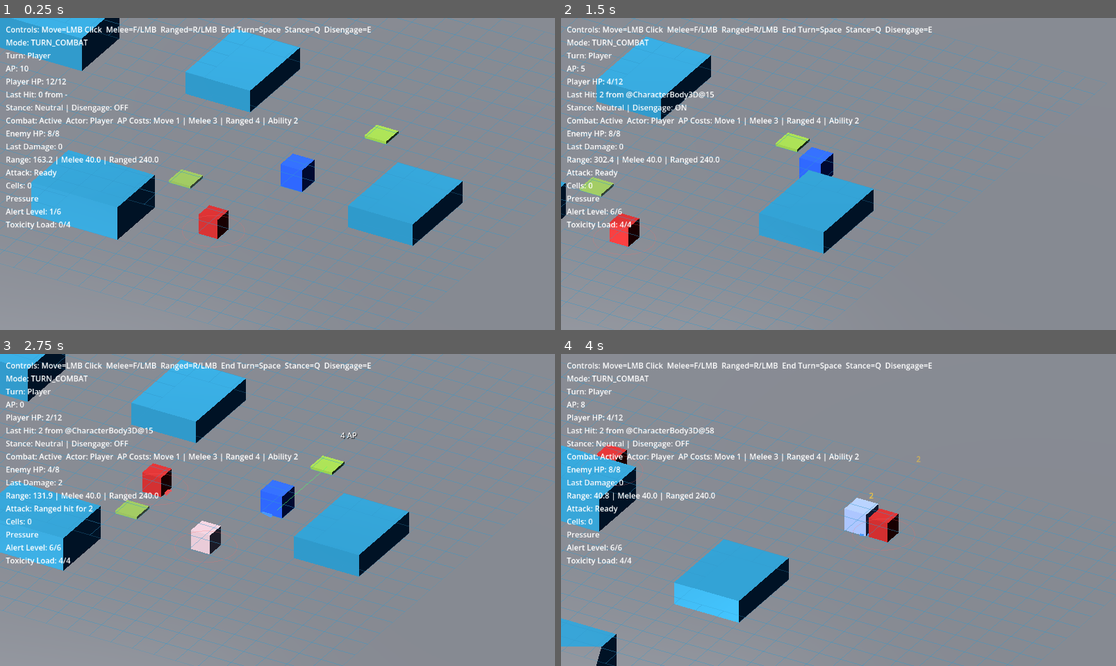
Above: before the commit, frames 1-4 (two rows, left to right).
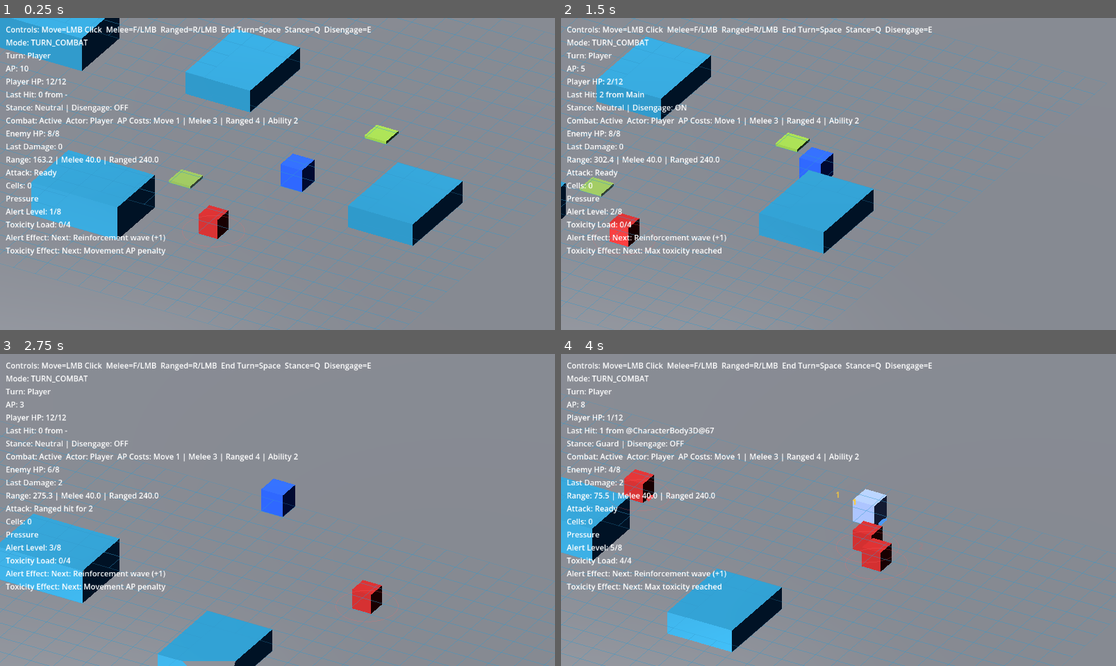
Above: after the commit, the same moments.

Repository: whelanworkmaster/cogs-and-catalysts
Game: Godot game, scene res://scenes/main.tscn
The game is run twice, just before and just after one commit, with the same random seed, the same clock (stepped at 60 frames per second) and the same inputs.
Inputs (mouse positions are in pixels of both pictures, inside the frame that each line leads up to):
- Up to frame 1 (0.25 s): no input
- Up to frame 2 (1.5 s): tap Enter (ui_accept) at 0.5, 0.77 s; move the mouse to (960, 158) at 0.52 s; tap F (attack) at 0.6 s; click (960, 158) at 0.67 s; move the mouse to (727, 189) at 1.27 s; tap E (disengage) at 1.35 s; click (727, 189) at 1.42 s
- Up to frame 3 (2.75 s): tap Enter (ui_accept) at 1.52 s; tap R (ranged_attack) at 2, 2.1 s; move the mouse to (333, 441) at 2.02 s; click (333, 441) at 2.17 s
- Up to frame 4 (4 s): move the mouse to (810, 572) at 2.77 s; tap Q (stance_cycle) at 2.85 s; click (810, 572) at 2.92 s; tap Enter (ui_accept) at 3.02, 3.77 s; tap R (ranged_attack) at 3.5 s; move the mouse to (1005, 556) at 3.52 s; tap Space at 3.6 s; click (1005, 556) at 3.67 s

The runs differ from the first frame. In frame 1, 0.5% of the frame differs, in the area x 1-30%, y 61-77%; in frame 2, 0.7%; in frame 3, 25%, in the area x 0-100%, y 0-100%; in frame 4, 18%.

Commit message:
Implement run-state MVP, pressure consequences, HUD effect previews, and early tuning pass
This commit establishes the first playable implementation of backlog items B001 (Run State Controller) and B002 (Pressure System Consequence Wiring), then applies immediate tuning based on playtest feedback.

Core systems added:
- Added a new RunController singleton (autoload) with explicit run states:
  IDLE -> DEPLOY -> ENCOUNTER -> EXTRACTION -> RESULTS.
- Main world startup now enters run flow instead of jumping directly into ad-hoc combat setup.
- RunController now resets pressure systems at run start and transitions to extraction/results on encounter end outcomes.

Pressure consequences wired into gameplay:
- CombatManager now emits threshold events for Alert Level and Toxicity Load.
- Added threshold tracking so each threshold triggers once per run.
- Added helper APIs for HUD-facing next-effect descriptions.
- Main scene now reacts to threshold events with concrete consequences:
  - Alert thresholds spawn reinforcement enemies and inject them into active turn order.
  - Toxicity thresholds apply move AP penalty and trigger a toxic burst damage/reset event.

HUD and UX updates:
- Combat HUD now displays pressure value plus upcoming pressure consequence text for:
  - Alert Effect
  - Toxicity Effect
- Pressure information is now surfaced continuously during combat, not just via logs.

Stability and compatibility fixes:
- Fixed parse-time script errors caused by direct RunController symbol usage in main.gd.
- Replaced direct singleton symbol references with runtime lookup via /root/RunController.
- Kept state constants local in main.gd to avoid parse coupling.

Playtest-driven balance tuning pass:
- Reduced Alert gain from movement from per-tile to per-move-command.
- Increased Alert track length and delayed reinforcement thresholds.
- Reduced reinforcement spike size to avoid immediate snowball deaths.
- Updated threshold messaging to match new values.

Documentation alignment:
- Updated current progress doc to reflect run-state and pressure-consequence implementation.
- Updated implementation backlog entries for B001/B002 to mark first-pass completion.

Files touched include run controller/autoload wiring, combat manager pressure logic, world consequence hooks, player movement pressure gain behavior, HUD pressure UI, and documentation updates.

Diff:
--- a/project.godot
+++ b/project.godot
@@ -19,6 +19,7 @@
 
 GameMode="*res://scripts/systems/game_mode_controller.gd"
 CombatManager="*res://scripts/systems/combat_manager.gd"
+RunController="*res://scripts/systems/run_controller.gd"
 
 [input]
 
--- a/scenes/ui/combat_hud.tscn
+++ b/scenes/ui/combat_hud.tscn
@@ -64,3 +64,9 @@
 
 [node name="ToxicityLoadLabel" type="Label" parent="MarginContainer/VBoxContainer"]
 text = "Toxicity Load: 0/4"
+
+[node name="AlertEffectLabel" type="Label" parent="MarginContainer/VBoxContainer"]
+text = "Alert Effect: -"
+
+[node name="ToxicityEffectLabel" type="Label" parent="MarginContainer/VBoxContainer"]
+text = "Toxicity Effect: -"
--- a/scripts/player.gd
+++ b/scripts/player.gd
@@ -39,6 +39,7 @@
 var _move_tween: Tween
 var _preview_path: PackedVector3Array = PackedVector3Array()
 var _ap_cost_label: Label
+var _movement_alert_pending: bool = false
 
 # Elevation tracking
 var current_elevation: int = 0
@@ -194,6 +195,7 @@
 		_move_tween.kill()
 	_move_tween = create_tween()
 	var in_combat := CombatManager and CombatManager.active_combat
+	_movement_alert_pending = in_combat
 	for i in range(path.size()):
 		var next_pos: Vector3 = path[i]
 		next_pos.y = current_elevation_height
@@ -215,13 +217,16 @@
 			if _move_tween and _move_tween.is_running():
 				_move_tween.kill()
 			_is_moving = false
+			_movement_alert_pending = false
 			print("Ran out of AP mid-path!")
 			return
 		_attempt_reaction_attack(next_pos)
-		_tick_alert_level()
 
 func _on_walk_complete() -> void:
 	_is_moving = false
+	if _movement_alert_pending:
+		_tick_alert_level()
+	_movement_alert_pending = false
 
 func _update_path_preview(screen_pos: Vector2) -> void:
 	if _is_moving:
--- a/scripts/systems/combat_manager.gd
+++ b/scripts/systems/combat_manager.gd
@@ -6,6 +6,8 @@
 signal turn_ended(actor: Node)
 signal alert_level_changed(progress: int, segments: int)
 signal toxicity_load_changed(progress: int, segments: int)
+signal alert_threshold_reached(progress: int, threshold: int)
+signal toxicity_threshold_reached(progress: int, threshold: int)
 
 var active_combat: bool = false
 var actors: Array = []
@@ -15,10 +17,14 @@
 @export var attack_ap_cost: int = 3
 @export var ranged_attack_ap_cost: int = 4
 @export var ability_ap_cost: int = 2
+@export var alert_thresholds: PackedInt32Array = PackedInt32Array([5, 8])
+@export var toxicity_thresholds: PackedInt32Array = PackedInt32Array([2, 4])
 
 const PressureSystem = preload("res://scripts/systems/pressure_system.gd")
 var alert_level: PressureSystem
 var toxicity_load: PressureSystem
+var _triggered_alert_thresholds: Dictionary = {}
+var _triggered_toxicity_thresholds: Dictionary = {}
 
 func _ready() -> void:
 	_initialize_pressure_systems()
@@ -42,6 +48,13 @@
 	current_actor_index = -1
 	GameMode.set_mode(GameMode.Mode.EXPLORATION)
 	combat_ended.emit()
+
+func add_actor(actor: Node) -> void:
+	if actor == null:
+		return
+	if actors.has(actor):
+		return
+	actors.append(actor)
 
 func end_turn() -> void:
 	if not active_combat or current_actor_index < 0 or current_actor_index >= actors.size():
@@ -90,25 +103,56 @@
 func tick_alert_level(steps: int = 1) -> void:
 	if not alert_level:
 		return
+	var previous_progress := alert_level.progress
 	alert_level.tick(steps)
 	alert_level_changed.emit(alert_level.progress, alert_level.segments)
+	_emit_alert_thresholds(previous_progress, alert_level.progress)
 
 func tick_toxicity_load(steps: int = 1) -> void:
 	if not toxicity_load:
 		return
+	var previous_progress := toxicity_load.progress
 	toxicity_load.tick(steps)
 	toxicity_load_changed.emit(toxicity_load.progress, toxicity_load.segments)
+	_emit_toxicity_thresholds(previous_progress, toxicity_load.progress)
 	print("ALARM: Toxicity load %s/%s" % [toxicity_load.progress, toxicity_load.segments])
+
+func reset_pressure_systems() -> void:
+	_initialize_pressure_systems()
+
+func get_next_alert_threshold() -> int:
+	return _get_next_threshold(alert_level.progress, alert_thresholds, _triggered_alert_thresholds)
+
+func get_next_toxicity_threshold() -> int:
+	return _get_next_threshold(toxicity_load.progress, toxicity_thresholds, _triggered_toxicity_thresholds)
+
+func describe_next_alert_effect() -> String:
+	var threshold := get_next_alert_threshold()
+	if threshold == 5:
+		return "Next: Reinforcement wave (+1)"
+	if threshold == 8:
+		return "Next: Reinforcement wave (+1)"
+	return "Next: Max pressure reached"
+
+func describe_next_toxicity_effect() -> String:
+	var threshold := get_next_toxicity_threshold()
+	if threshold == 2:
+		return "Next: Movement AP penalty"
+	if threshold == 4:
+		return "Next: Toxic burst damage"
+	return "Next: Max toxicity reached"
 
 func _initialize_pressure_systems() -> void:
 	alert_level = PressureSystem.new()
 	alert_level.name = "Alert Level"
-	alert_level.segments = 6
+	alert_level.segments = 8
 	alert_level.progress = 0
 	toxicity_load = PressureSystem.new()
 	toxicity_load.name = "Toxicity Load"
 	toxicity_load.segments = 4
 	toxicity_load.progress = 0
+	_triggered_alert_thresholds.clear()
+	_triggered_toxicity_thresholds.clear()
 
 func _next_turn() -> void:
 	if actors.is_empty():
@@ -117,3 +161,34 @@
 	current_actor_index = (current_actor_index + 1) % actors.size()
 	var actor: Node = actors[current_actor_index] as Node
 	turn_started.emit(actor)
+
+func _emit_alert_thresholds(previous_progress: int, new_progress: int) -> void:
+	for threshold in alert_thresholds:
+		if threshold <= previous_progress:
+			continue
+		if threshold > new_progress:
+			continue
+		if _triggered_alert_thresholds.has(threshold):
+			continue
+		_triggered_alert_thresholds[threshold] = true
+		alert_threshold_reached.emit(new_progress, threshold)
+
+func _emit_toxicity_thresholds(previous_progress: int, new_progress: int) -> void:
+	for threshold in toxicity_thresholds:
+		if threshold <= previous_progress:
+			continue
+		if threshold > new_progress:
+			continue
+		if _triggered_toxicity_thresholds.has(threshold):
+			continue
+		_triggered_toxicity_thresholds[threshold] = true
+		toxicity_threshold_reached.emit(new_progress, threshold)
+
+func _get_next_threshold(progress: int, thresholds: PackedInt32Array, triggered: Dictionary) -> int:
+	for threshold in thresholds:
+		if threshold <= progress:
+			continue
+		if triggered.has(threshold):
+			continue
+		return threshold
+	return -1
--- /dev/null
+++ b/scripts/systems/run_controller.gd
@@ -0,0 +1,72 @@
+extends Node
+
+signal run_started()
+signal run_state_changed(new_state: int, previous_state: int)
+signal run_completed(success: bool, reason: String)
+
+enum RunState {
+	IDLE,
+	DEPLOY,
+	ENCOUNTER,
+	EXTRACTION,
+	RESULTS
+}
+
+var current_state: int = RunState.IDLE
+var run_active: bool = false
+var encounter_index: int = 0
+var last_result_reason: String = ""
+var last_result_success: bool = false
+
+func _ready() -> void:
+	if CombatManager:
+		CombatManager.combat_ended.connect(_on_combat_ended)
+
+func start_new_run() -> void:
+	run_active = true
+	encounter_index = 0
+	last_result_reason = ""
+	last_result_success = false
+	if CombatManager:
+		CombatManager.reset_pressure_systems()
+	_set_state(RunState.DEPLOY)
+	run_started.emit()
+
+func begin_encounter() -> void:
+	if not run_active:
+		return
+	encounter_index += 1
+	_set_state(RunState.ENCOUNTER)
+
+func begin_extraction() -> void:
+	if not run_active:
+		return
+	_set_state(RunState.EXTRACTION)
+
+func complete_run(success: bool, reason: String = "") -> void:
+	if not run_active and current_state == RunState.RESULTS:
+		return
+	run_active = false
+	last_result_success = success
+	last_result_reason = reason
+	_set_state(RunState.RESULTS)
+	run_completed.emit(success, reason)
+
+func _set_state(new_state: int) -> void:
+	if current_state == new_state:
+		return
+	var previous := current_state
+	current_state = new_state
+	run_state_changed.emit(current_state, previous)
+
+func _on_combat_ended() -> void:
+	if current_state != RunState.ENCOUNTER:
+		return
+	var player := get_tree().get_first_node_in_group("player")
+	var player_alive := true
+	if player and player.has_method("get_current_hp"):
+		player_alive = player.get_current_hp() > 0
+	if not player_alive:
+		complete_run(false, "Squad eliminated")
+		return
+	begin_extraction()
--- a/scripts/ui/combat_hud.gd
+++ b/scripts/ui/combat_hud.gd
@@ -15,6 +15,8 @@
 @onready var cells_label: Label = $MarginContainer/VBoxContainer/CellsLabel
 @onready var alert_level_label: Label = $MarginContainer/VBoxContainer/AlertLevelLabel
 @onready var toxicity_load_label: Label = $MarginContainer/VBoxContainer/ToxicityLoadLabel
+@onready var alert_effect_label: Label = $MarginContainer/VBoxContainer/AlertEffectLabel
+@onready var toxicity_effect_label: Label = $MarginContainer/VBoxContainer/ToxicityEffectLabel
 
 func _ready() -> void:
 	_refresh_mode()
@@ -124,12 +126,16 @@
 func _refresh_pressure() -> void:
 	if CombatManager and CombatManager.alert_level:
 		alert_level_label.text = CombatManager.alert_level.to_display()
+		alert_effect_label.text = "Alert Effect: %s" % CombatManager.describe_next_alert_effect()
 	else:
 		alert_level_label.text = "Alert Level: -"
+		alert_effect_label.text = "Alert Effect: -"
 	if CombatManager and CombatManager.toxicity_load:
 		toxicity_load_label.text = CombatManager.toxicity_load.to_display()
+		toxicity_effect_label.text = "Toxicity Effect: %s" % CombatManager.describe_next_toxicity_effect()
 	else:
 		toxicity_load_label.text = "Toxicity Load: -"
+		toxicity_effect_label.text = "Toxicity Effect: -"
 
 func _refresh_enemy_status() -> void:
 	var player: Node = get_tree().get_first_node_in_group("player")
--- a/scripts/world/main.gd
+++ b/scripts/world/main.gd
@@ -27,13 +27,26 @@
 var _astar := AStarGrid2D.new()
 var _grid_origin: Vector2 = Vector2.ZERO
 var _rng := RandomNumberGenerator.new()
+var _base_move_ap_cost: int = 1
+var _toxicity_penalty_active: bool = false
 
 const ENEMY_SCENE := preload("res://scenes/enemy.tscn")
 const STEAM_VENT_SCRIPT := preload("res://scripts/world/steam_vent.gd")
 const INVALID_POS := Vector2.INF
 const INVALID_POS_3D := Vector3.INF
+const RUN_STATE_ENCOUNTER := 2
+const RUN_STATE_EXTRACTION := 3
+const RUN_STATE_RESULTS := 4
 
 func _ready() -> void:
+	if CombatManager:
+		_base_move_ap_cost = CombatManager.move_ap_cost
+		CombatManager.alert_threshold_reached.connect(_on_alert_threshold_reached)
+		CombatManager.toxicity_threshold_reached.connect(_on_toxicity_threshold_reached)
+	var run_controller := _get_run_controller()
+	if run_controller:
+		run_controller.run_state_changed.connect(_on_run_state_changed)
+		run_controller.run_completed.connect(_on_run_completed)
 	call_deferred("_post_scene_setup")
 
 func _post_scene_setup() -> void:
@@ -41,7 +54,12 @@
 		_setup_procgen()
 	_build_navigation()
 	_build_astar_grid()
-	if auto_start_combat:
+	var run_controller := _get_run_controller()
+	if run_controller:
+		run_controller.start_new_run()
+		if auto_start_combat:
+			run_controller.begin_encounter()
+	elif auto_start_combat:
 		_start_combat()
 
 func _start_combat() -> void:
@@ -57,6 +75,80 @@
 			actors.append(enemy)
 	if not actors.is_empty():
 		CombatManager.start_combat(actors)
+
+func _on_run_state_changed(new_state: int, _previous_state: int) -> void:
+	if new_state == RUN_STATE_ENCOUNTER:
+		_start_combat()
+	elif new_state == RUN_STATE_EXTRACTION:
+		print("Run state: Extraction ready.")
+	elif new_state == RUN_STATE_RESULTS:
+		print("Run state: Results.")
+
+func _on_run_completed(success: bool, reason: String) -> void:
+	var outcome := "SUCCESS" if success else "FAILED"
+	print("Run completed: %s (%s)" % [outcome, reason])
+
+func _on_alert_threshold_reached(_progress: int, threshold: int) -> void:
+	if threshold == 5:
+		_spawn_reinforcements(1)
+	elif threshold == 8:
+		_spawn_reinforcements(1)
+
+func _on_toxicity_threshold_reached(_progress: int, threshold: int) -> void:
+	if not CombatManager:
+		return
+	if threshold == 2 and not _toxicity_penalty_active:
+		_toxicity_penalty_active = true
+		CombatManager.move_ap_cost = _base_move_ap_cost + 1
+		print("Pressure: Toxicity penalty active (+1 move AP cost).")
+	elif threshold == 4:
+		var player := get_tree().get_first_node_in_group("player")
+		if player and player.has_method("take_damage"):
+			player.take_damage(2, self)
+		CombatManager.toxicity_load.progress = 0
+		_toxicity_penalty_active = false
+		CombatManager.move_ap_cost = _base_move_ap_cost
+		print("Pressure: Toxic burst triggered (2 damage), toxicity reset.")
+
+func _spawn_reinforcements(count: int) -> void:
+	var clamped_count := maxi(count, 0)
+	if clamped_count == 0:
+		return
+	var player_pos: Vector2 = INVALID_POS
+	var player := get_tree().get_first_node_in_group("player")
+	if player is Node3D:
+		var p3: Vector3 = (player as Node3D).global_position
+		player_pos = Vector2(p3.x, p3.z)
+	var existing_enemies := get_tree().get_nodes_in_group("enemy")
+	var occupied: Array[Vector2] = []
+	for enemy in existing_enemies:
+		if enemy is Node3D:
+			var ep: Vector3 = (enemy as Node3D).global_position
+			occupied.append(Vector2(ep.x, ep.z))
+	var spawned := 0
+	for _i in range(clamped_count):
+		var avoid := occupied.duplicate()
+		if _is_valid_position(player_pos):
+			avoid.append(player_pos)
+		var pos: Vector2 = _pick_position(avoid, min_enemy_spacing, min_player_obstacle_spacing)
+		if not _is_valid_position(pos):
+			continue
+		var enemy := ENEMY_SCENE.instantiate()
+		add_child(enemy)
+		if enemy is Node3D:
+			(enemy as Node3D).global_position = Vector3(pos.x, 0, pos.y)
+		occupied.append(pos)
+		spawned += 1
+		if CombatManager and CombatManager.active_combat:
+			CombatManager.add_actor(enemy)
+	if spawned > 0:
+		print("Pressure: Reinforcements deployed (+%s)." % spawned)
+
+func _get_run_controller() -> Node:
+	var tree := get_tree()
+	if not tree:
+		return null
+	return tree.root.get_node_or_null("RunController")
 
 func _build_navigation() -> void:
 	# Navigation mesh not used — pathfinding is handled by AStarGrid2D.
Not shown, added: scripts/systems/run_controller.gd.uid
Not shown, changed: docs/currentprogress.md
Not shown, changed: docs/implementation_backlog.md
